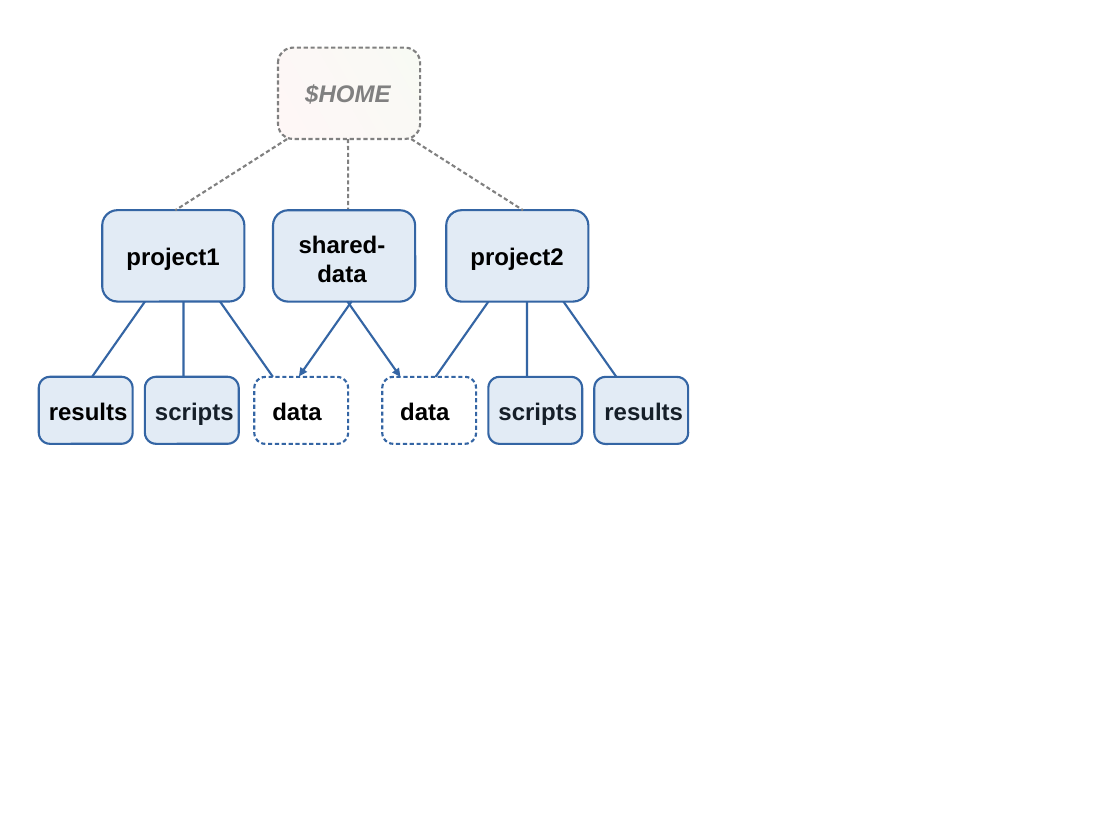
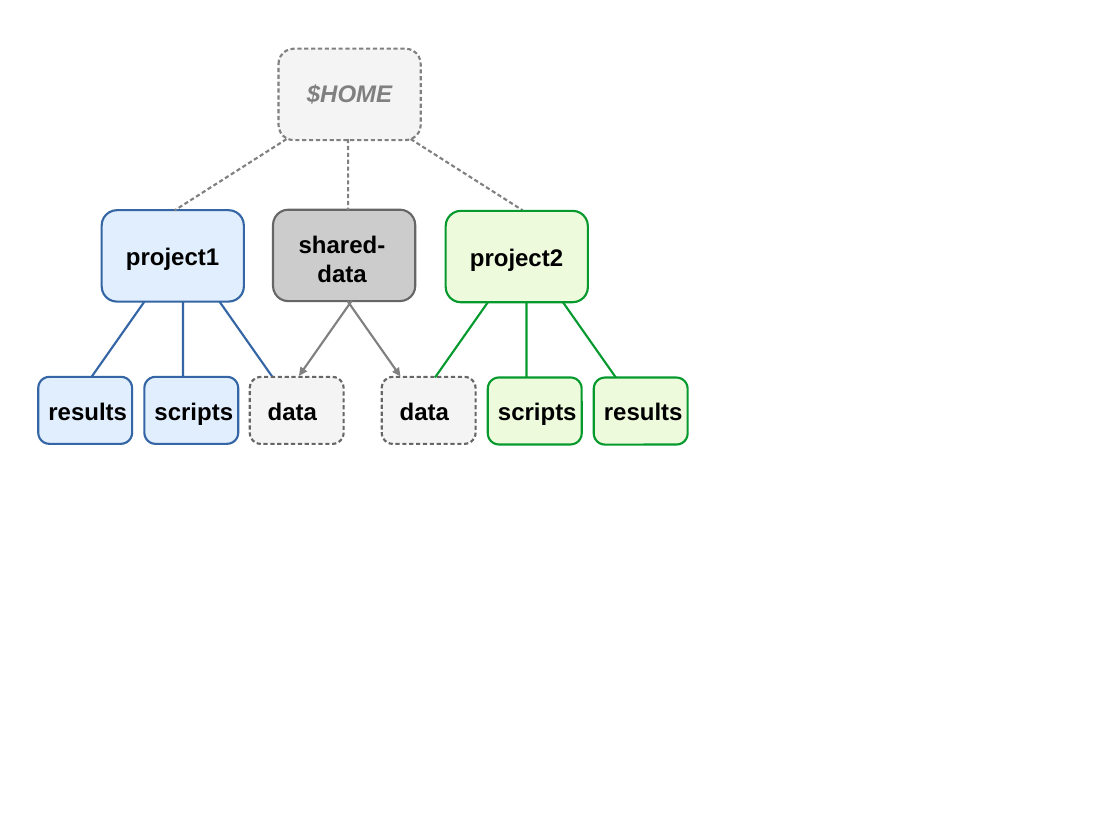
Before and after one commit to mcic-osu/pracs-sp21, a slide deck: slide 5 of docs/posts/week-02/slides/img/proj-dirs.odp. Drawn at 1120x840 pixels with LibreOffice and Linux fonts; fonts in the diff are those of the drawing. Boxes give left, top, right and bottom in pixels: in the first picture for what was removed or moved away, otherwise in the second. Text is boxed around its words. In the diff, an @@ line names an element or a change of style, - is before the commit and + after.

```diff
--- a/docs/posts/week-02/slides/img/proj-dirs.odp
+++ b/docs/posts/week-02/slides/img/proj-dirs.odp
@@ rounded rectangle at (278,49,421,140): fill gradient #DDE8CB to #FFD7D7 to #F4F4F4 @@
@@ rounded rectangle at (273,209,416,301): fill #729FCF at 20% opacity to #CCCCCC; outline #3465A4 1.5 pt to #666666 1.5 pt @@
@@ arrow (352, 301) - (299, 376): stroke #3465A4 1.5 pt to #808080 1.5 pt @@
@@ arrow (348, 301) - (400, 376): stroke #3465A4 1.5 pt to #808080 1.5 pt @@
@@ line (488, 303) - (435, 378): stroke #3465A4 1.5 pt to #069A2E 1.5 pt @@
@@ line (526, 303) - (526, 378): stroke #3465A4 1.5 pt to #069A2E 1.5 pt @@
@@ line (563, 303) - (616, 378): stroke #3465A4 1.5 pt to #069A2E 1.5 pt @@
@@ rounded rectangle at (144,377,238,444): fill #729FCF at 20% opacity to #E1EEFD @@
@@ rounded rectangle: place and size @@
-rounded rectangle at (254,377,348,444)
+rounded rectangle at (250,377,344,444)
@@ rounded rectangle at (250,377,344,444): fill none to #F4F4F4; outline #3465A4 1.5 pt to #666666 1.5 pt @@
@@ rounded rectangle at (382,377,476,444): fill none to #F4F4F4; outline #3465A4 1.5 pt to #666666 1.5 pt @@
@@ fill #729FCF at 20% opacity to #EEFADC; outline #3465A4 1.5 pt to #069A2E 1.5 pt in 3 elements at (446,211,588,303), (488,378,581,445), (594,378,687,445) @@
@@ text "data": place and size @@
-text "data" at (272,402,321,421)
+text "data" at (268,402,317,421)
```
Also in this commit, not shown: 5 other slides changed, 26 other files.
